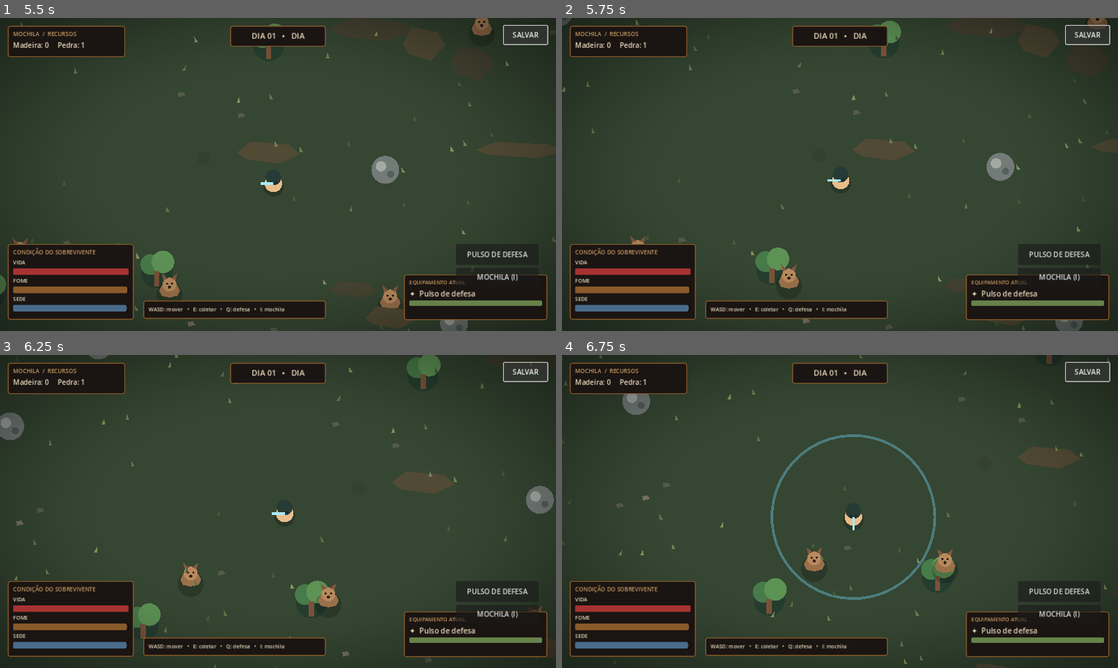
Above: before the commit, frames 1-4 (two rows, left to right).
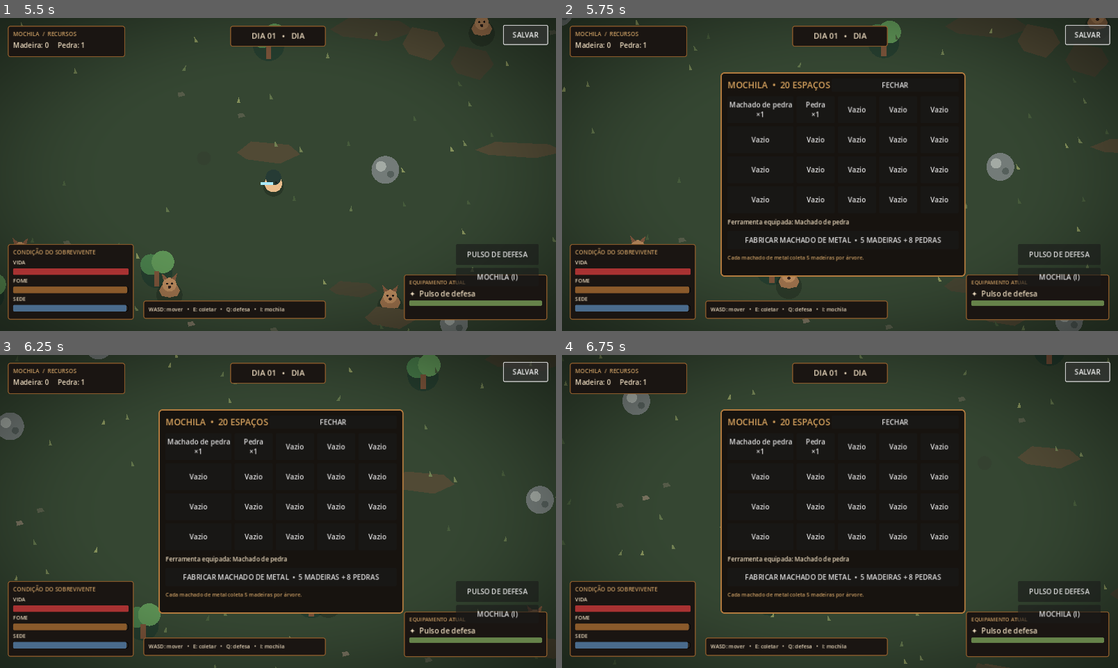
Above: after the commit, the same moments.

Repository: vanessaarcelino13-blip/Jogo-sobreviv-ncia-
Game: Godot game, scene res://scenes/main.tscn
Two runs of this game, one before a commit and one after it. Both use one fixed random seed, a clock stepped at 60 frames per second and the inputs below.
Inputs:
- Up to frame 1 (5.5 s): click "PULSO DE DEFESA" at 0.5 s; click "SALVAR" at 1.25 s; hold D (move_right) 2.03-2.78 s; hold Q (defend) 2.03-2.78 s; hold S (move_down) 2.78-3.53 s; tap E (interact) at 2.85, 4.35 s; hold D (move_right) 3.53-4.28 s; hold Q (defend) 3.53-4.28 s; hold W (move_up) 4.28-5.03 s; hold A (move_left) from 5.03 s (still down); hold Q (defend) from 5.03 s (still down)
- Up to frame 2 (5.75 s): keep holding A (move_left); keep holding Q (defend); tap I (open_inventory, bound only after the commit) at 5.65 s
- Up to frame 3 (6.25 s): keep holding A (move_left); release Q (defend) at 5.78 s; tap E (interact) at 5.85 s
- Up to frame 4 (6.75 s): release A (move_left) at 6.53 s; hold S (move_down) from 6.53 s (still down); hold Q (defend) from 6.53 s (still down)

Frame 1 is identical in both runs. In frame 2, 28% of the frame differs, in the area x 28-73%, y 17-83%; in frame 3, 28%; in frame 4, 28%.

Commit message:
Add inventory keyboard shortcut

Diff:
--- a/project.godot
+++ b/project.godot
@@ -28,3 +28,4 @@
 move_down={"deadzone":0.2,"events":[Object(InputEventKey,"physical_keycode":83)]}
 interact={"deadzone":0.2,"events":[Object(InputEventKey,"physical_keycode":69)]}
 defend={"deadzone":0.2,"events":[Object(InputEventKey,"physical_keycode":81)]}
+open_inventory={"deadzone":0.2,"events":[Object(InputEventKey,"physical_keycode":73)]}
